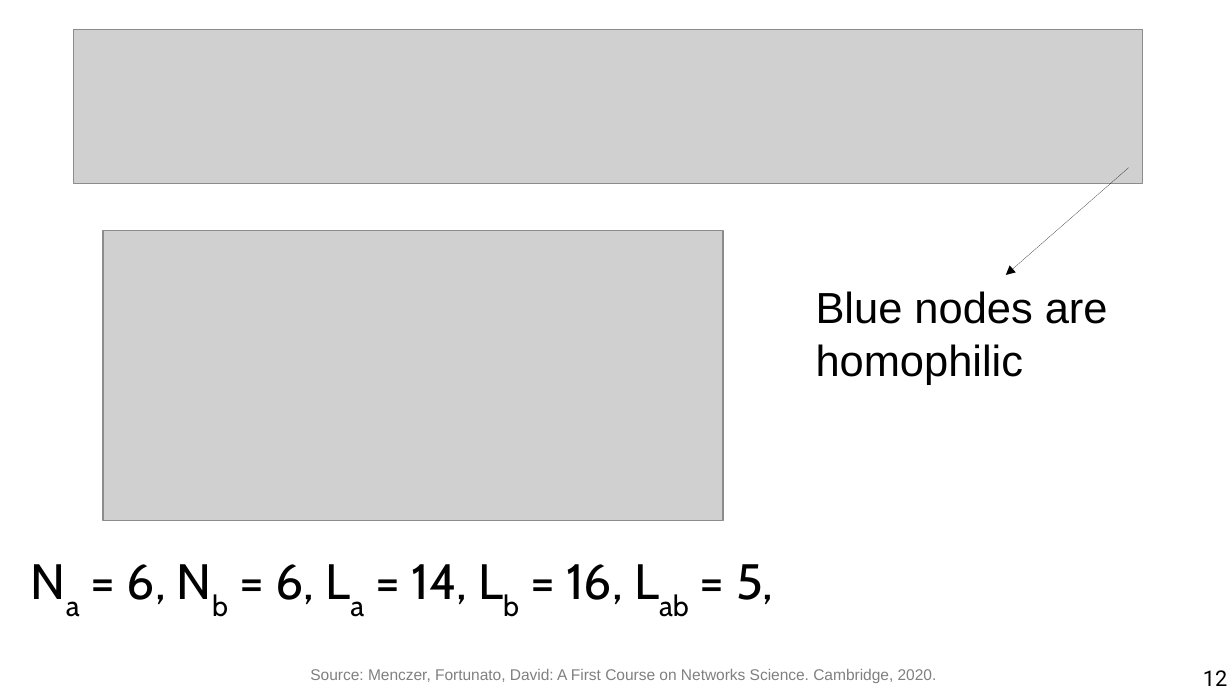
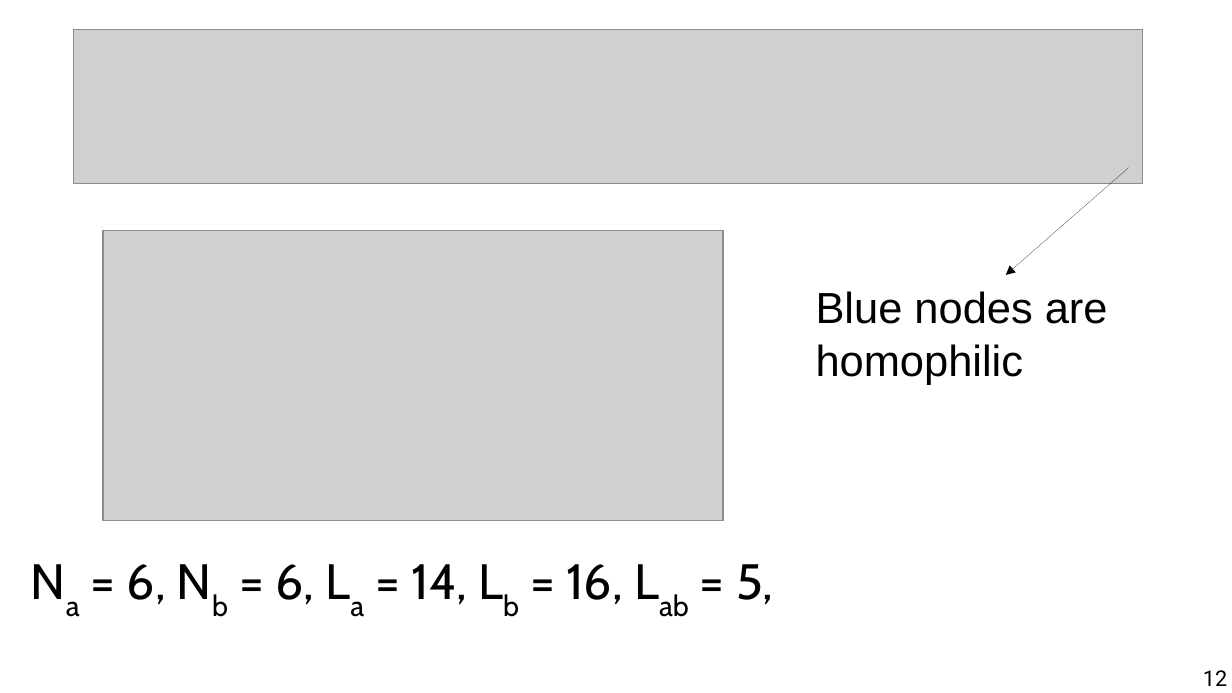
Before and after one commit to chatox/networks-science-course, a slide deck: slide 12 of theory/odp/tt05-homophily_triangles.odp. Drawn at 1232x693 pixels with LibreOffice and Linux fonts; fonts in the diff are those of the drawing; grey boxes stand for pictures. Boxes give left, top, right and bottom in pixels: in the first picture for what was removed or moved away, otherwise in the second. Text is boxed around its words. In the diff, an @@ line names an element or a change of style, - is before the commit and + after.

```diff
--- a/theory/odp/tt05-homophily_triangles.odp
+++ b/theory/odp/tt05-homophily_triangles.odp
@@ text removed at (x1=310, y1=669, x2=937, y2=683) @@
-Source: Menczer, Fortunato, David: A First Course on Networks Science. Cambridge, 2020.
```
Also in this commit, not shown: 1 other slide changed, 1 other file.
